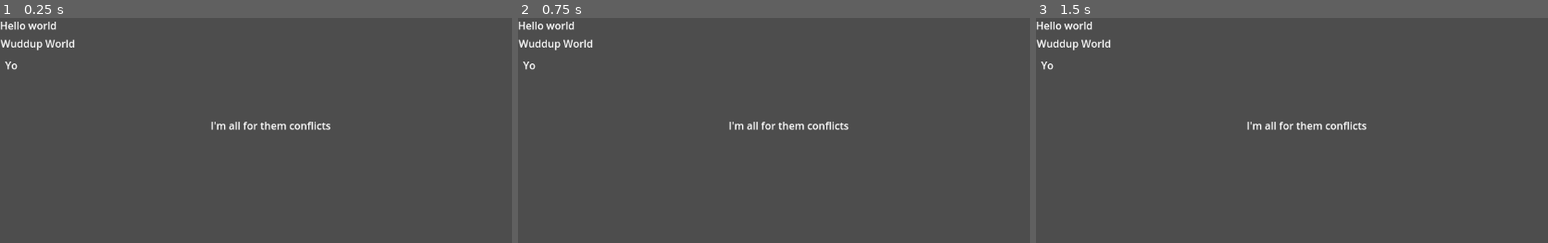
Above: before the commit, frames 1-3 (left to right).
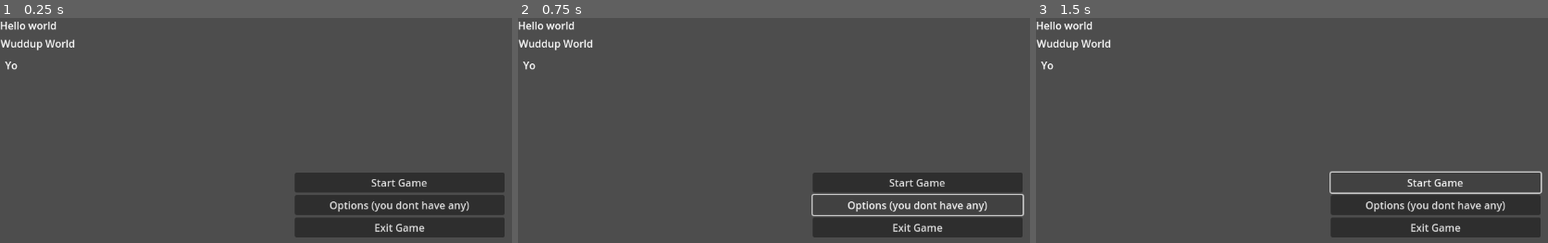
Above: after the commit, the same moments.

Repository: malte-h03/LD55
Game: Godot game, scene res://Scenes/test.tscn
Two runs of this game, one before a commit and one after it. Both use one fixed random seed, a clock stepped at 60 frames per second and the inputs below. The project has no main scene, so this scene is started directly.
Inputs (mouse positions are in pixels of both pictures, inside the frame that each line leads up to):
- Up to frame 1 (0.25 s): no input
- Up to frame 2 (0.75 s): click (917, 204) at 0.5 s, where only the run after the commit has a clickable "Options (you dont have any)"
- Up to frame 3 (1.5 s): click (1435, 182) at 1.25 s, where only the run after the commit has a clickable "Start Game"

The runs differ from the first frame. In frame 1, 11% of the frame differs, in the area x 41-99%, y 46-98%; in frame 2, 8.2%; in frame 3, 8.3%.

Commit message:
Added basic menu

Diff:
--- a/Scenes/test.tscn
+++ b/Scenes/test.tscn
@@ -24,9 +24,28 @@
 text = "Yo
 "
 
-[node name="I\'m all for them conflicts" type="Label" parent="."]
-offset_left = 328.0
-offset_top = 156.0
-offset_right = 516.0
-offset_bottom = 179.0
-text = "I'm all for them conflicts"
+[node name="Menu_P" type="Control" parent="."]
+layout_mode = 3
+anchors_preset = 0
+offset_right = 40.0
+offset_bottom = 40.0
+
+[node name="VBoxContainer" type="VBoxContainer" parent="Menu_P"]
+layout_mode = 0
+offset_left = 459.0
+offset_top = 241.0
+offset_right = 786.0
+offset_bottom = 566.0
+
+[node name="Button" type="Button" parent="Menu_P/VBoxContainer"]
+layout_mode = 2
+text = "Start Game"
+
+[node name="Button2" type="Button" parent="Menu_P/VBoxContainer"]
+layout_mode = 2
+text = "Options (you dont have any)"
+
+[node name="Button3" type="Button" parent="Menu_P/VBoxContainer"]
+layout_mode = 2
+text = "Exit Game
+"
